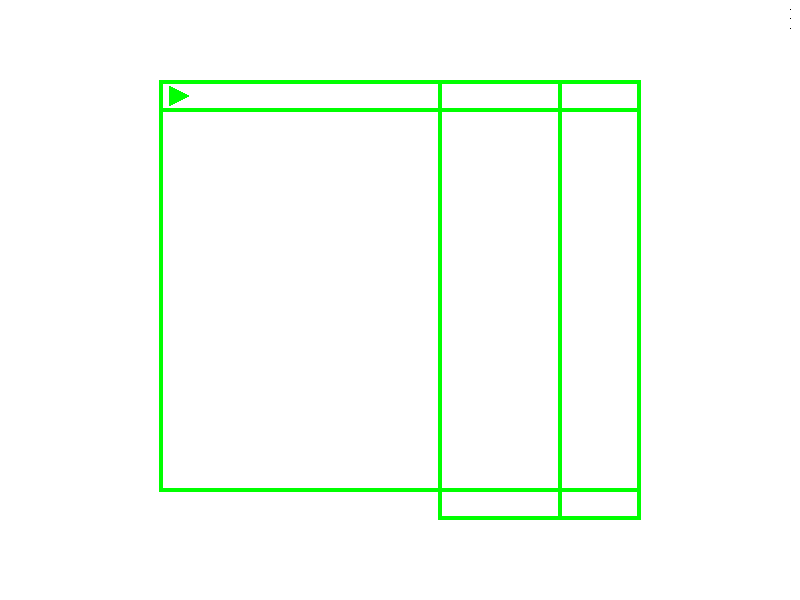
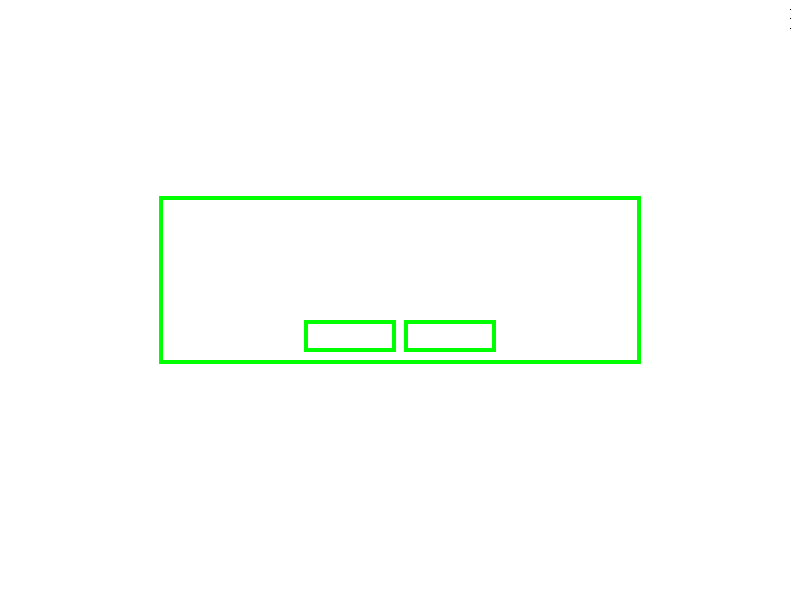
Two versions of the same layered image (800 x 600). Layer-by-layer changes:
hid "arrowChoice" over (169, 86, 189, 106)
added layer "tradeConfirmationScene" in group "Maquette" over (159, 80, 641, 364)
hid "tradeScene" over (159, 80, 641, 520)
